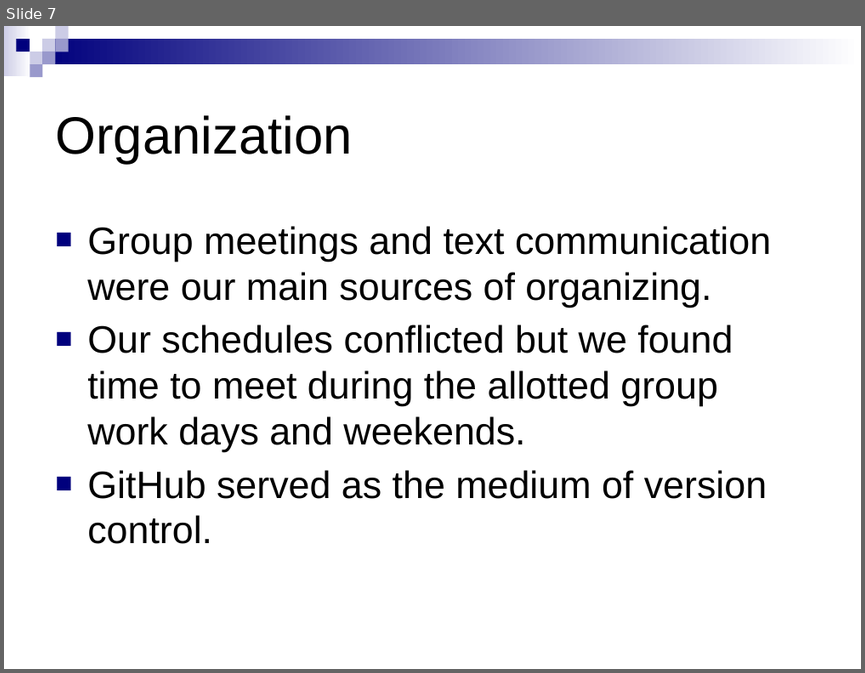
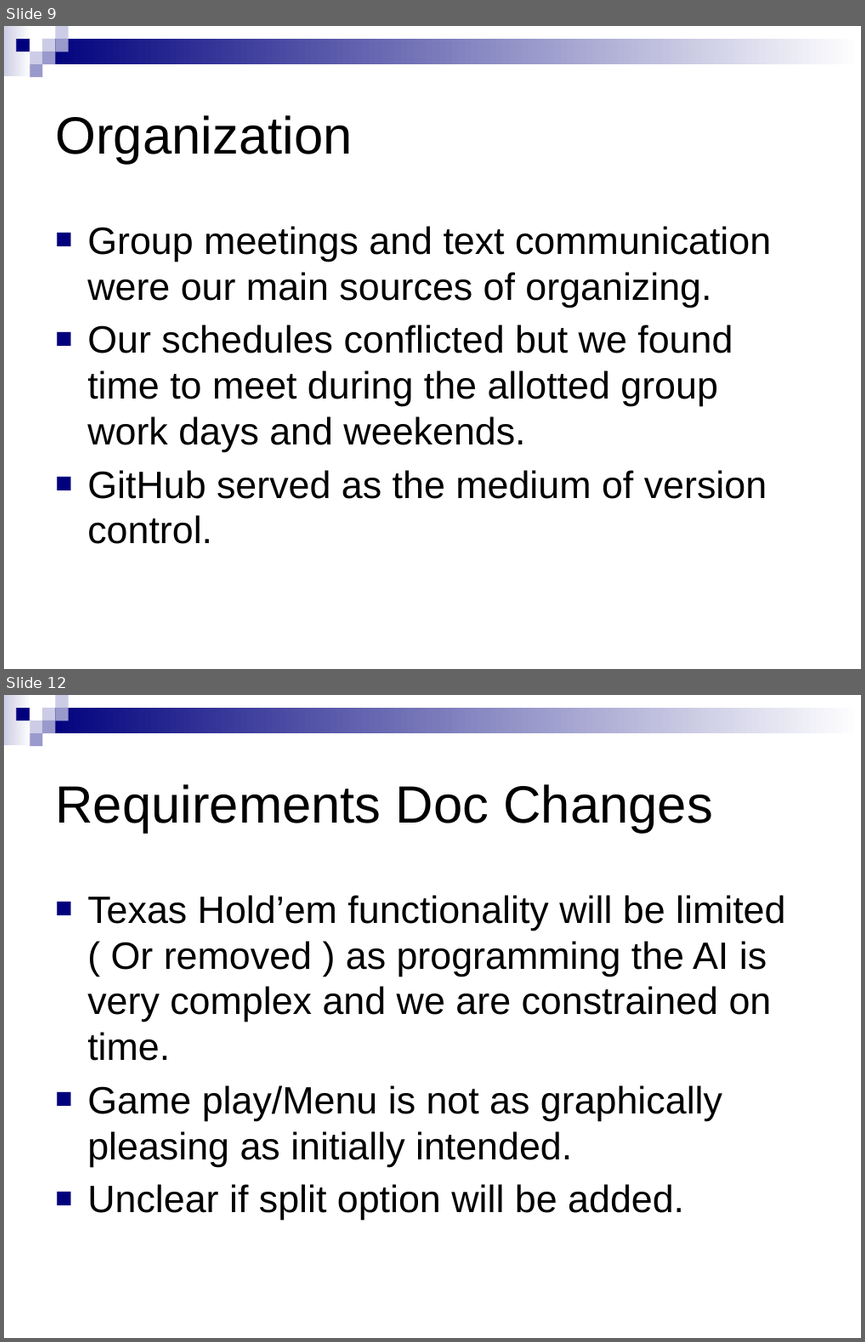
Before and after one commit to ryan-pratt/SE2-poker-app, a slide deck: Software Engineering 2.pptx. Shown one above the other, each under a label of ours: slide 7 before the commit, slides 9 and 12 after it; the slides between them are not shown. The pictures are 865x673 and 865x1342 pixels, drawn with LibreOffice and Linux fonts; fonts in the diff are those of the drawing. Boxes give left, top, right and bottom in pixels: in the first picture for what was removed or moved away, otherwise in the second. Text is boxed around its words. In the diff, an @@ line names an element or a change of style, - is before the commit and + after.

Commit message:
SE2Presentation

```diff
--- a/Software Engineering 2.pptx
+++ b/Software Engineering 2.pptx
@@ slide 12 added at (4,695,861,1338), background #FFFFFF; not listed: 9 template elements that a slide beside it also shows @@
@@ title added at (55,784,712,833), 44 pt, text #000000 @@
+Requirements Doc Changes
@@ text added at (87,895,785,1219), 32 pt, text #000000 @@
+■ Texas Hold’em functionality will be limited ( Or removed ) as programming the AI is very complex and we are constrained on time.
+■ Game play/Menu is not as graphically pleasing as initially intended.
+■ Unclear if split option will be added.
@@ what was slide 7 is now slide 9 @@
```
Also in this commit, not shown: 5 other slides added.
